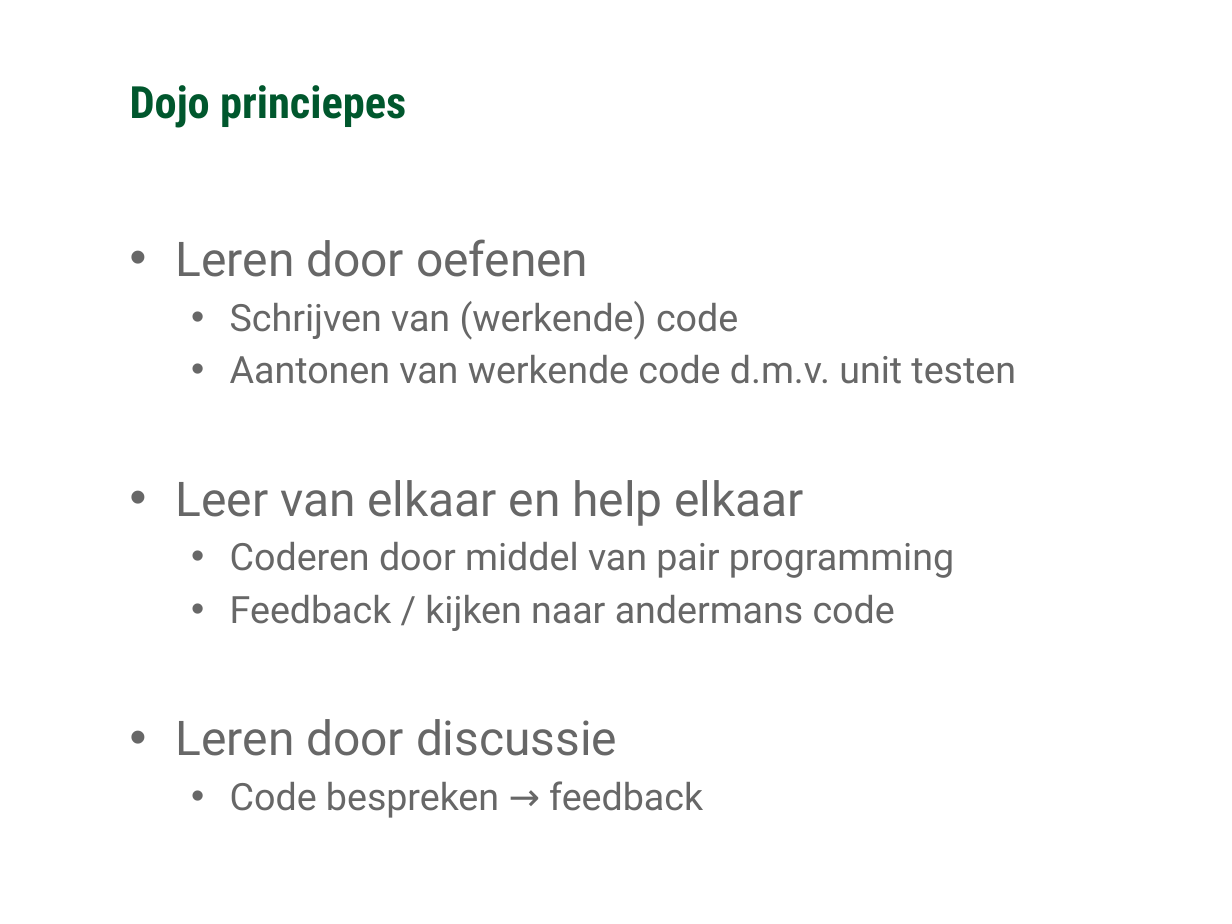
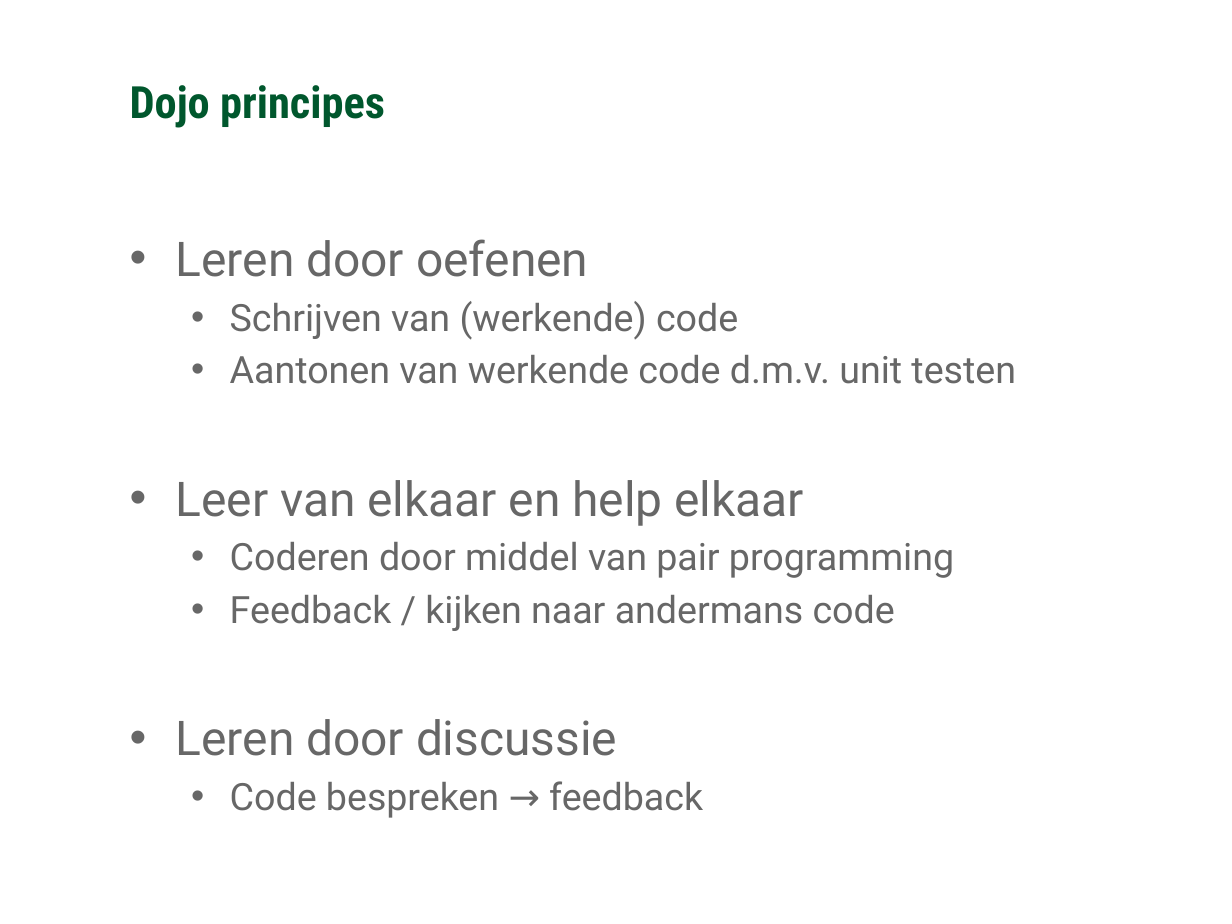
Before and after one commit to Ozindar/GCUnitTestDojo, a slide deck: slide 8 of Algemeen over Dojos/Coding Dojo.pptx. Drawn at 1232x924 pixels with LibreOffice and Linux fonts; fonts in the diff are those of the drawing; background and template pictures are left out. Boxes give left, top, right and bottom in pixels: in the first picture for what was removed or moved away, otherwise in the second. Text is boxed around its words. In the diff, an @@ line names an element or a change of style, - is before the commit and + after.

```diff
--- a/Algemeen over Dojos/Coding Dojo.pptx
+++ b/Algemeen over Dojos/Coding Dojo.pptx
@@ text at [130, 85, 385, 128]: text changed @@
-Dojo princiepes
+Dojo principes
```
Also in this commit, not shown: 1 other slide changed, 2 other files.
